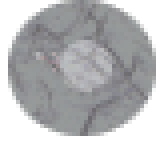
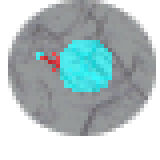
Layered file, before and after one edit (w=160, h=160). Changes by layer:
added layer "Capa #4" (hard mix) above "Capa #3" over [36, 40, 112, 92]
